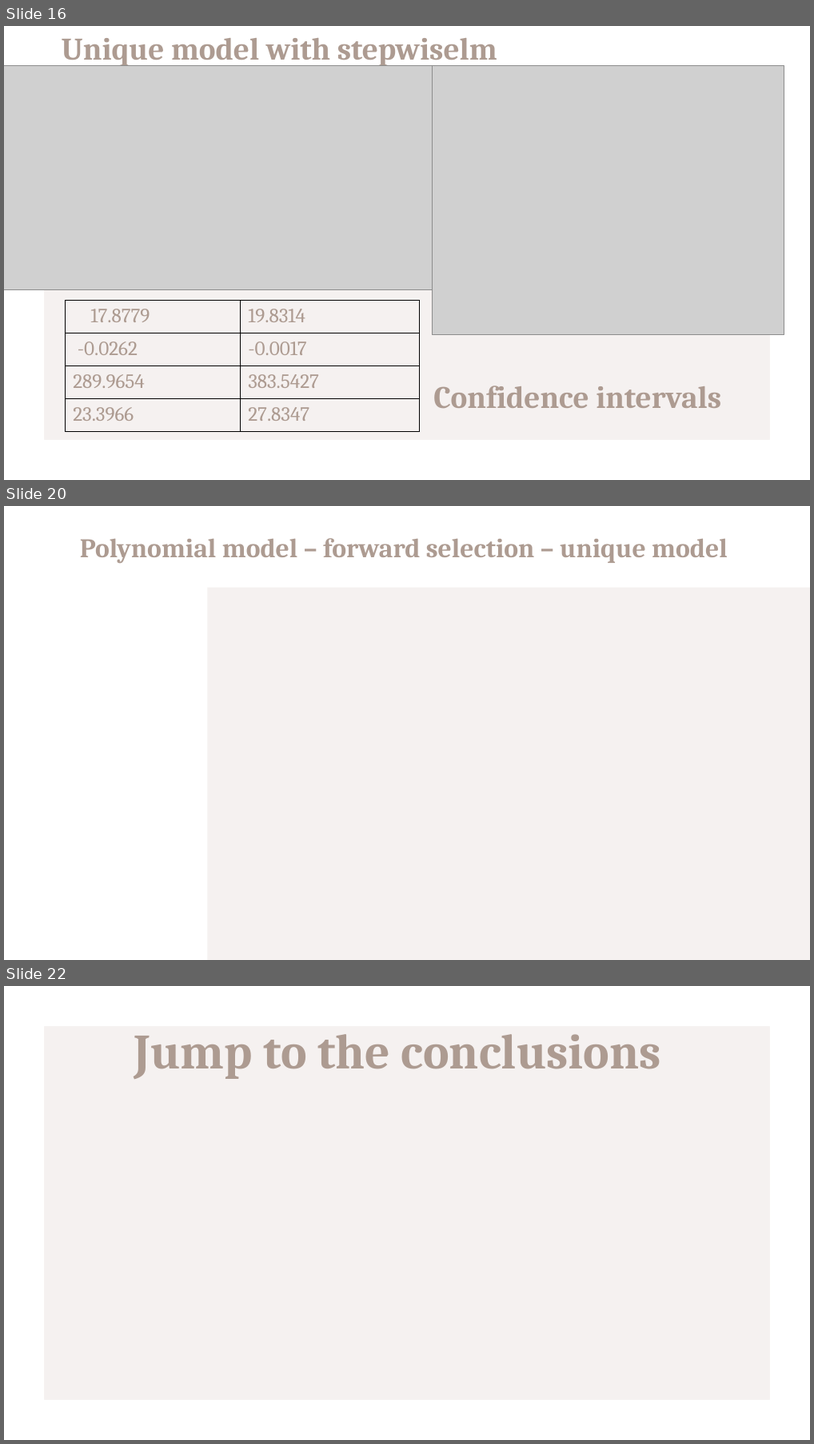
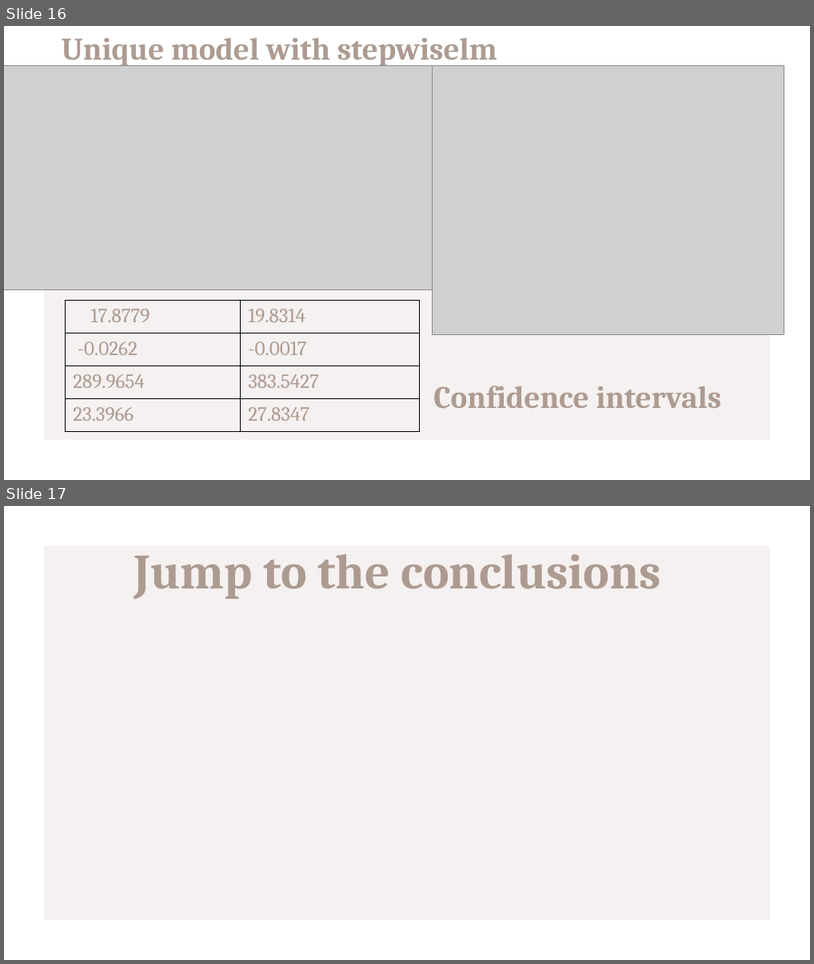
Before and after one commit to domenico-rgs/EFSA-Project, a slide deck: Presentation.pptx. Shown one above the other, each under a label of ours: slides 16, 20 and 22 before the commit, slides 16 and 17 after it; the slides between them are not shown. The pictures are 814x1444 and 814x964 pixels, drawn with LibreOffice and Linux fonts; fonts in the diff are those of the drawing; grey boxes stand for pictures. Boxes give left, top, right and bottom in pixels: in the first picture for what was removed or moved away, otherwise in the second. Text is boxed around its words. In the diff, an @@ line names an element or a change of style, - is before the commit and + after.

```diff
--- a/Presentation.pptx
+++ b/Presentation.pptx
@@ slide 20 removed at box(4, 506, 810, 960), background #FFFFFF @@
@@ text removed at box(80, 538, 728, 563) @@
-Polynomial model – forward selection – unique model
@@ rectangle removed at box(207, 588, 810, 960) @@
@@ what was slide 22 is now slide 17 @@
```
Also in this commit, not shown: 1 slide changed, 4 other slides removed.
